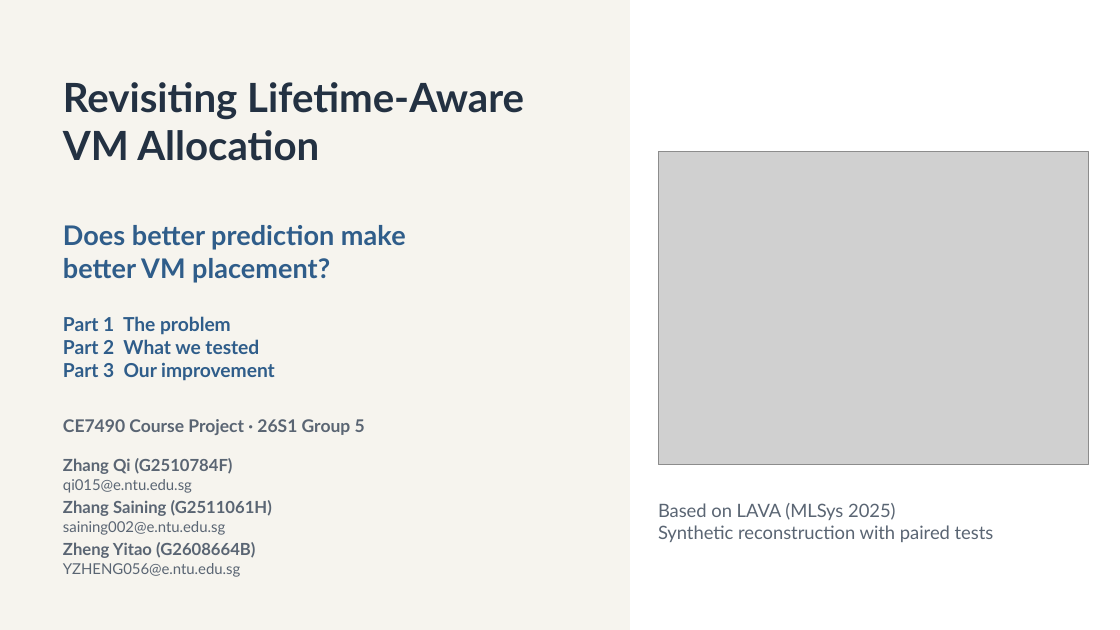
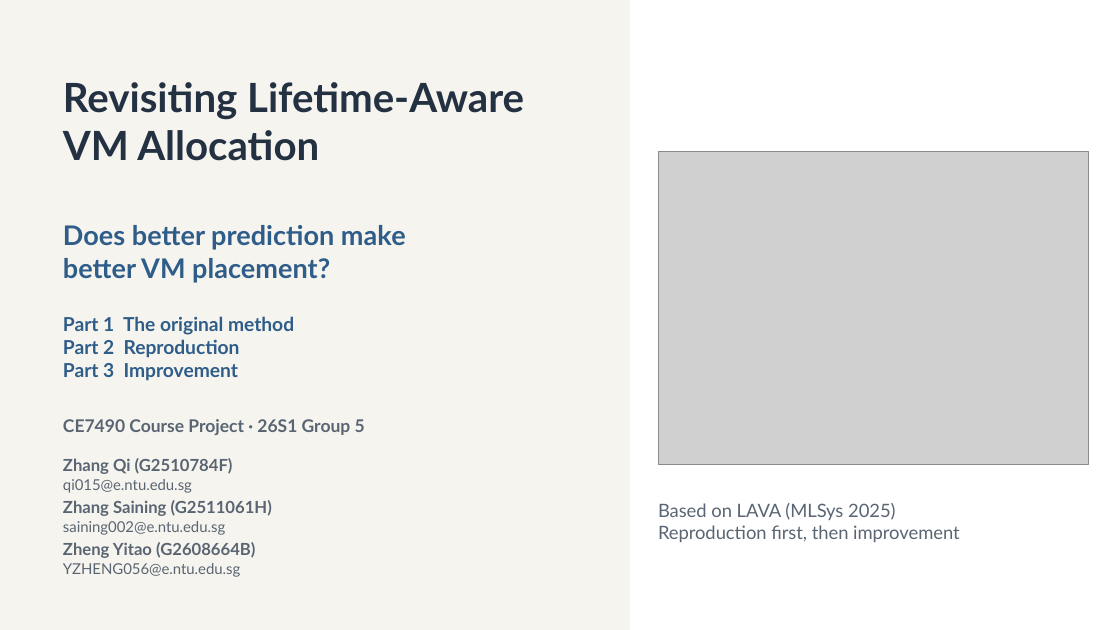
Before and after one commit to xxxmian/CE7490-P2_Revisiting_LAVA, a slide deck: slide 1 of Revisiting_Lifetime_Aware_VM_Allocation_Presentation_v4.pptx. Drawn at 1120x630 pixels with LibreOffice and Linux fonts; fonts in the diff are those of the drawing; grey boxes stand for pictures. Boxes give left, top, right and bottom in pixels: in the first picture for what was removed or moved away, otherwise in the second. Text is boxed around its words. In the diff, an @@ line names an element or a change of style, - is before the commit and + after.

Commit message:
Refocus presentation on method reproduction before improvement

```diff
--- a/Revisiting_Lifetime_Aware_VM_Allocation_Presentation_v4.pptx
+++ b/Revisiting_Lifetime_Aware_VM_Allocation_Presentation_v4.pptx
@@ text at (x1=63, y1=316, x2=294, y2=381): text changed @@
-Part 1 The problem
-Part 2 What we tested
-Part 3 Our improvement
+Part 1 The original method
+Part 2 Reproduction
+Part 3 Improvement
@@ text at (x1=658, y1=525, x2=960, y2=542): text changed @@
-Synthetic reconstruction with paired tests
+Reproduction first, then improvement
```
Also in this commit, not shown: 9 other slides changed, 5 slides added, 5 slides removed, 3 other files.
